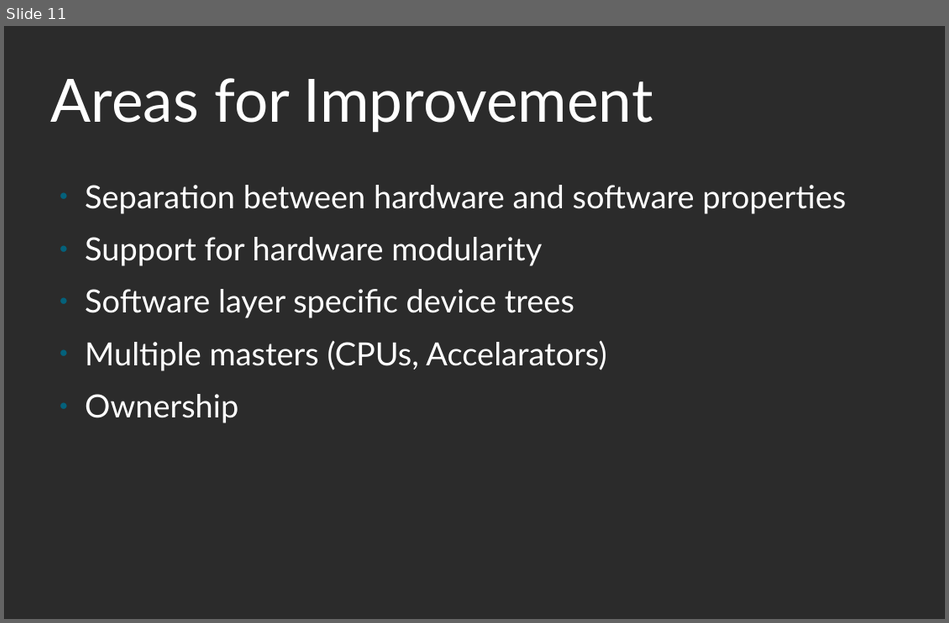
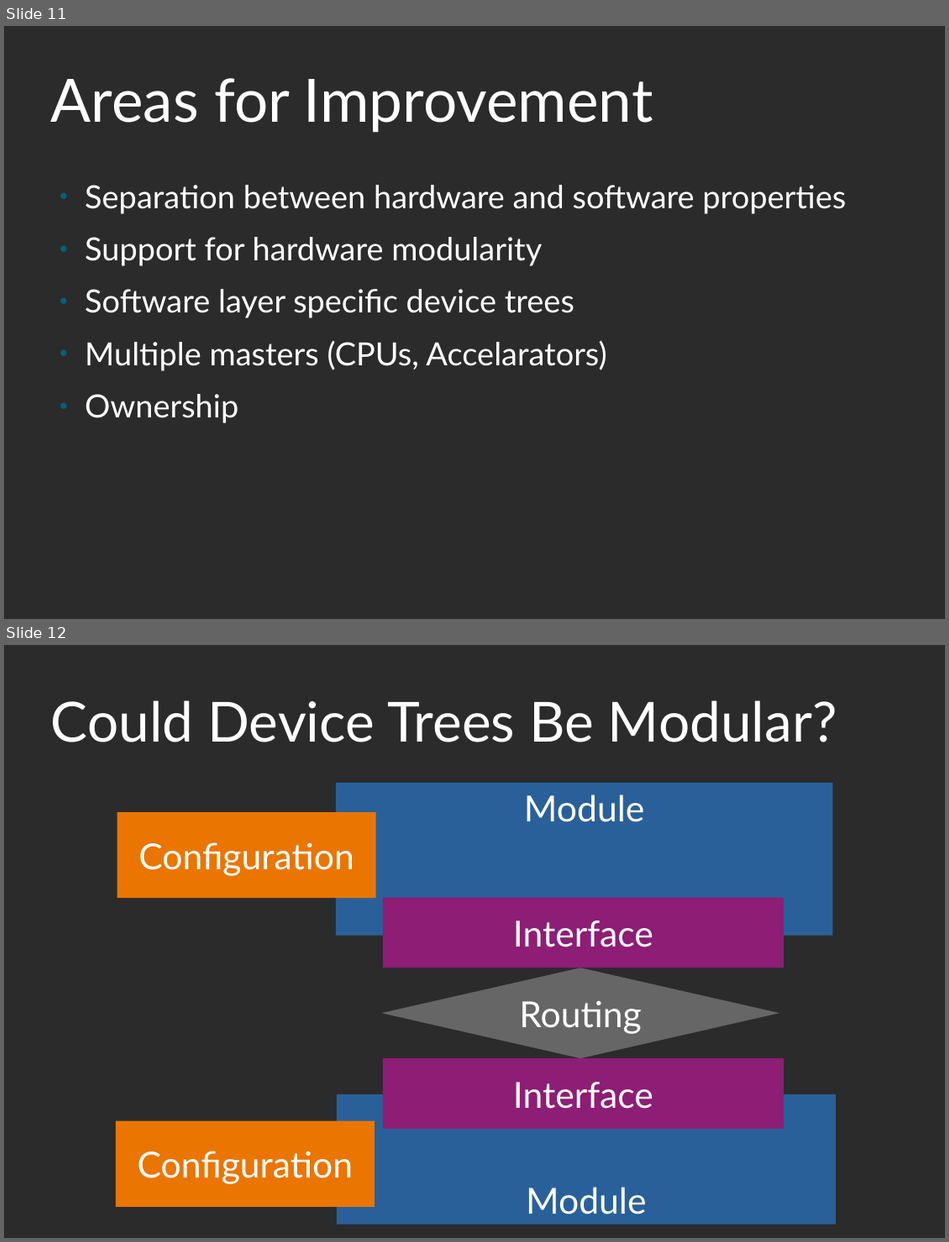
Before and after one commit to xypron/dte, a slide deck: Device Trees Are Not Static.odp. Shown one above the other, each under a label of ours: slide 11 before the commit, slides 11 and 12 after it. The pictures are 949x623 and 949x1242 pixels, drawn with LibreOffice and Linux fonts; fonts in the diff are those of the drawing; background and template pictures are left out; a plain dark background stands for a picture behind light text. Boxes give left, top, right and bottom in pixels: in the first picture for what was removed or moved away, otherwise in the second. Text is boxed around its words. In the diff, an @@ line names an element or a change of style, - is before the commit and + after.

Commit message:
Could Device Trees Be Modular?

```diff
--- a/Device Trees Are Not Static.odp
+++ b/Device Trees Are Not Static.odp
@@ slide 12 added at (4,645,945,1238), background picture (left out) @@
@@ title added at (51,700,837,742), 55.5 pt, text #FFFFFF @@
+Could Device Trees Be Modular?
@@ rectangle added at (336,783,833,936), fill #2A6099, 36 pt, text #FFFFFF @@
+Module
@@ rectangle added at (117,812,376,898), fill #EA7500, 36 pt, text #FFFFFF @@
+Configuration
@@ rectangle added at (383,897,784,968), fill #8D1D75, 36 pt, text #FFFFFF @@
+Interface
@@ diamond added at (381,968,779,1058), fill #666666, 36 pt, text #FFFFFF @@
+Routing
@@ rectangle added at (383,1058,784,1128), fill #8D1D75, 36 pt, text #FFFFFF @@
+Interface
@@ rectangle added at (337,1094,836,1224), fill #2A6099, 36 pt, text #FFFFFF @@
+Module
@@ rectangle added at (116,1121,374,1207), fill #EA7500, 36 pt, text #FFFFFF @@
+Configuration
```
Also in this commit, not shown: 1 other file.
